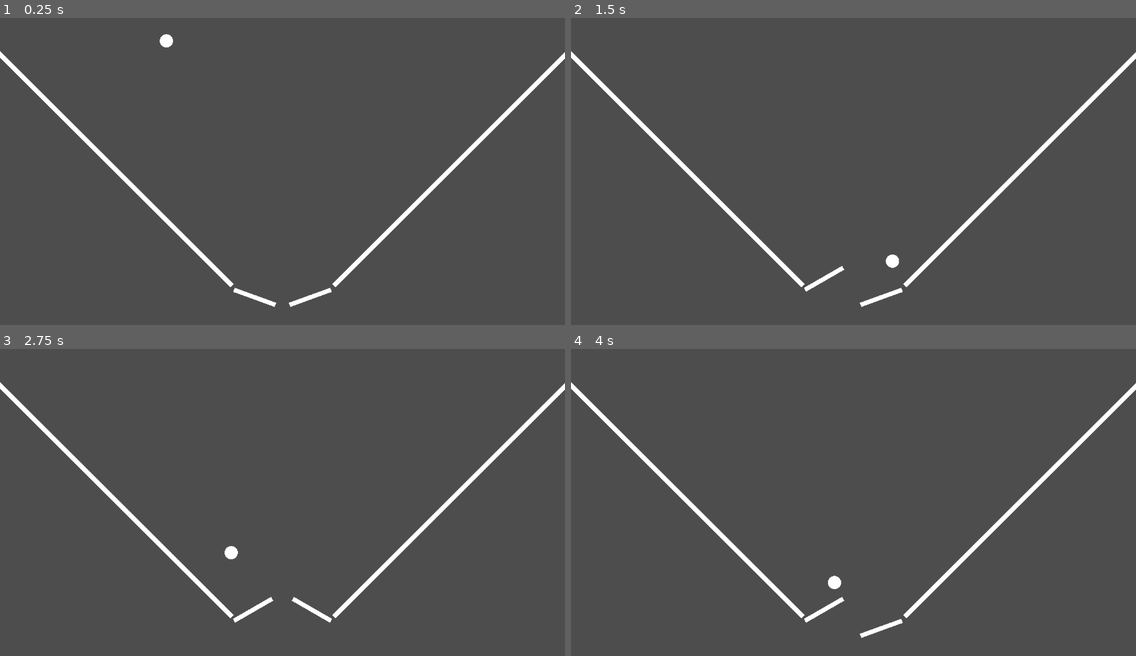
Above: before the commit, frames 1-4 (two rows, left to right).
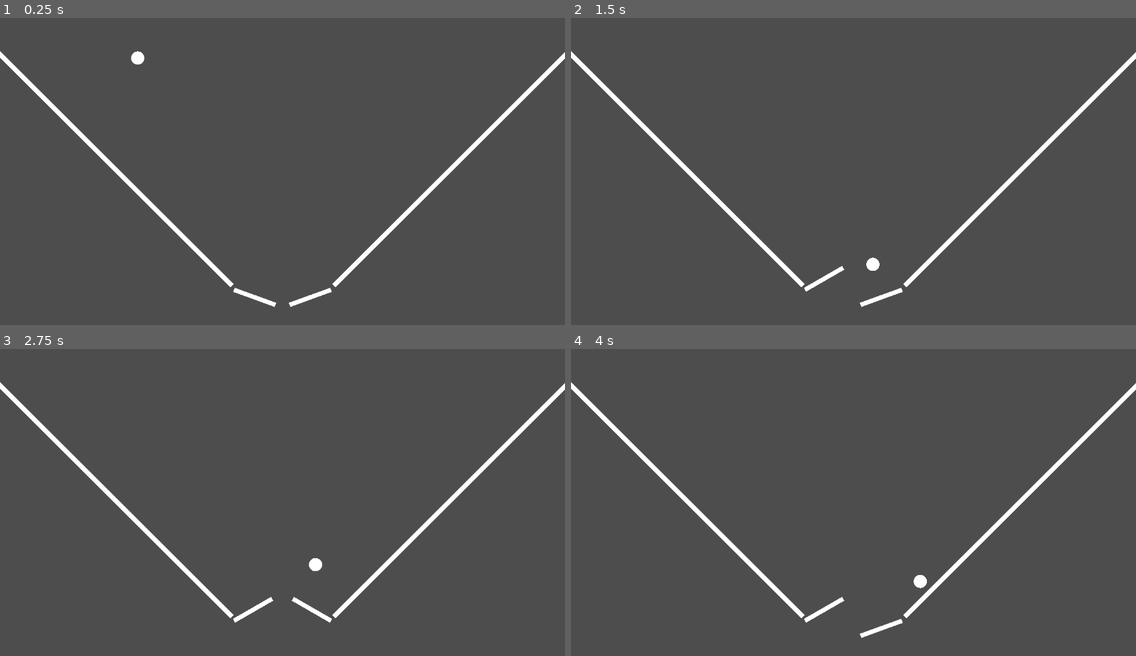
Above: after the commit, the same moments.

Repository: rielvis/SPiG_T4_PhPe
Game: Godot game, scene res://pinball_game/scenes/pinball_game.tscn
Same seed, same stepped clock (60 frames per second), same inputs: the game is played once before the commit and once after it.
Inputs:
- Up to frame 1 (0.25 s): no input
- Up to frame 2 (1.5 s): hold Right (rightArrow) 0.53-1.28 s; hold A (A) 0.53-1.28 s; hold Left (leftArrow) from 1.28 s (still down); tap D (D) at 1.35 s
- Up to frame 3 (2.75 s): release Left (leftArrow) at 2.03 s; hold Right (rightArrow) from 2.03 s (still down); hold A (A) from 2.03 s (still down)
- Up to frame 4 (4 s): release A (A) at 2.78 s; tap D (D) at 2.85 s; release Right (rightArrow) at 3.53 s; hold Left (leftArrow) from 3.53 s (still down); hold A (A) from 3.53 s (still down)

The runs differ from the first frame. In frame 1, 0.2% of the frame differs, in the area x 23-31%, y 5-16%; in frame 2, 0.2%; in frame 3, 0.2%; in frame 4, 0.2%.

Commit message:
Readded ball to scene

Diff:
--- a/pinball_game/scenes/pinball_game.tscn
+++ b/pinball_game/scenes/pinball_game.tscn
@@ -9,9 +9,6 @@
 [node name="playerFlippers" parent="." instance=ExtResource("1_t1yek")]
 position = Vector2(640, 640)
 
-[node name="Ball" parent="." instance=ExtResource("3_7ds7p")]
-position = Vector2(377, 46)
-
 [node name="walls" type="Node2D" parent="."]
 
 [node name="Walls" parent="walls" instance=ExtResource("2_2r3y4")]
@@ -22,3 +19,6 @@
 position = Vector2(1110, 277)
 rotation = -0.785398
 scale = Vector2(1, 1)
+
+[node name="Ball" parent="." instance=ExtResource("3_7ds7p")]
+position = Vector2(312, 85)
